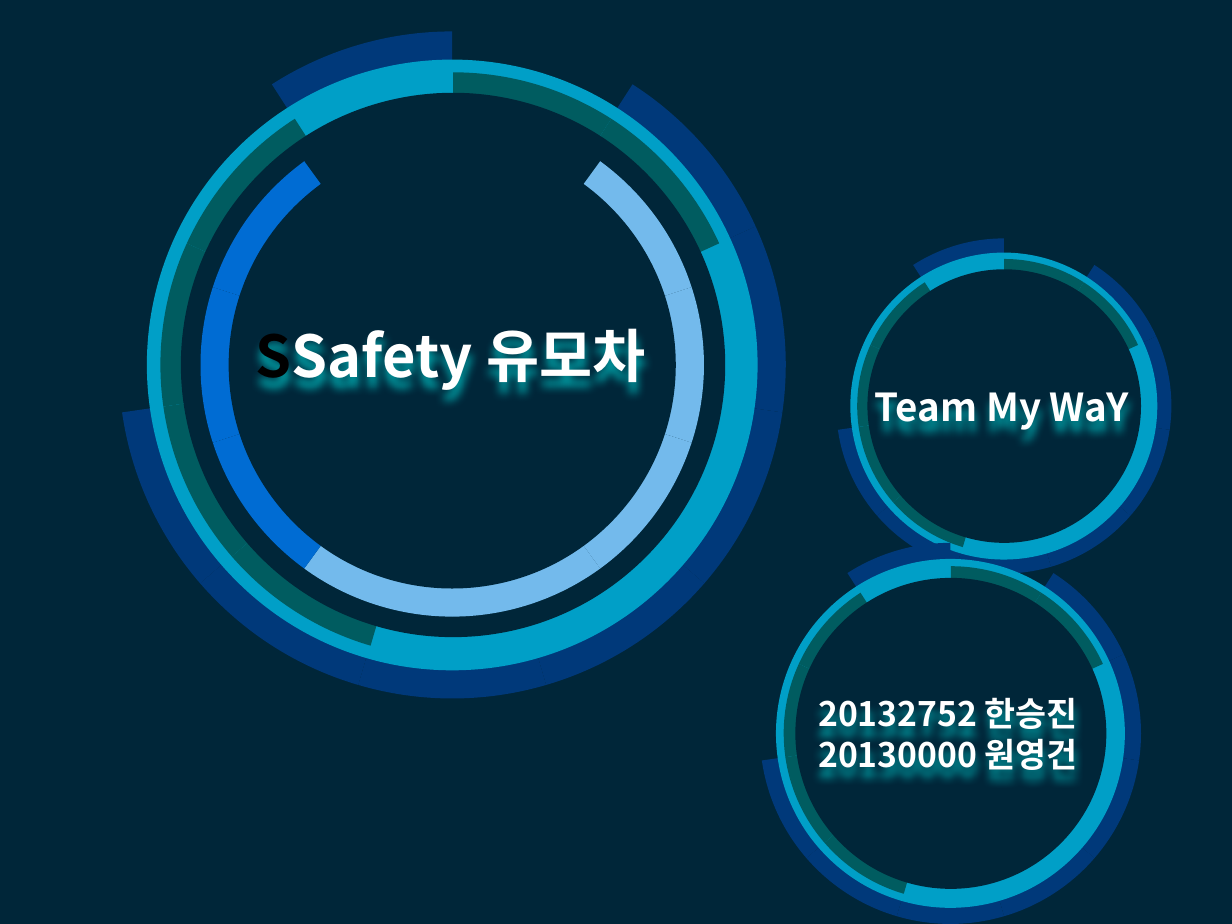
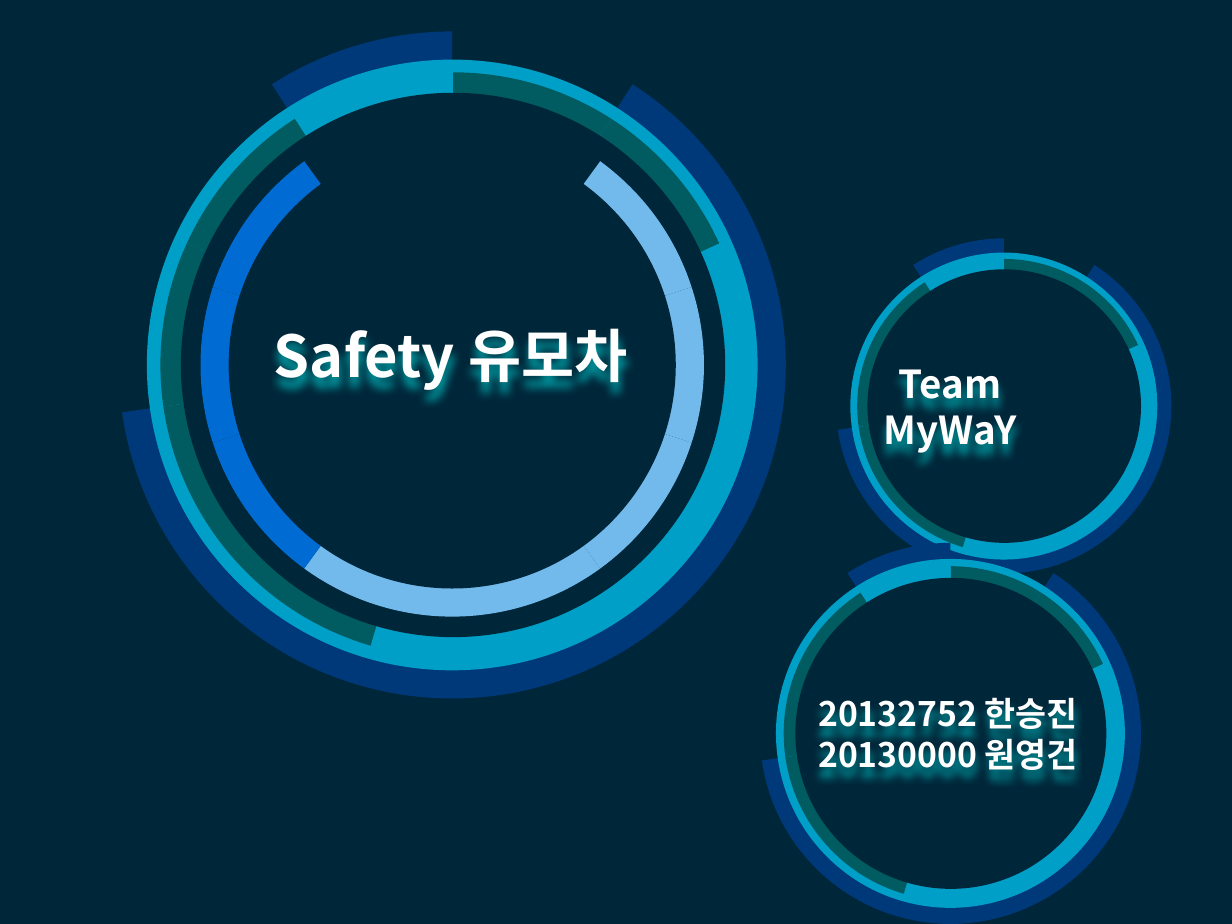
Before and after one commit to younggunwon/SmartUMOCHA, a slide deck: slide 1 of 아두이노로 제어되는 유모차.pptx. Drawn at 1232x924 pixels with LibreOffice and Linux fonts; fonts in the diff are those of the drawing. Boxes give left, top, right and bottom in pixels: in the first picture for what was removed or moved away, otherwise in the second. Text is boxed around its words. In the diff, an @@ line names an element or a change of style, - is before the commit and + after.

Commit message:
add ppt
add ppt

```diff
--- a/아두이노로 제어되는 유모차.pptx
+++ b/아두이노로 제어되는 유모차.pptx
@@ text at <box>274,318,627,392</box>: text changed @@
-SSafety 유모차
+Safety 유모차
@@ text at <box>883,369,1017,455</box>: spaces changed @@
-Team My WaY
+Team MyWaY
```
Also in this commit, not shown: 1 other slide changed, 1 slide added, 1 slide removed, 1 other file.
